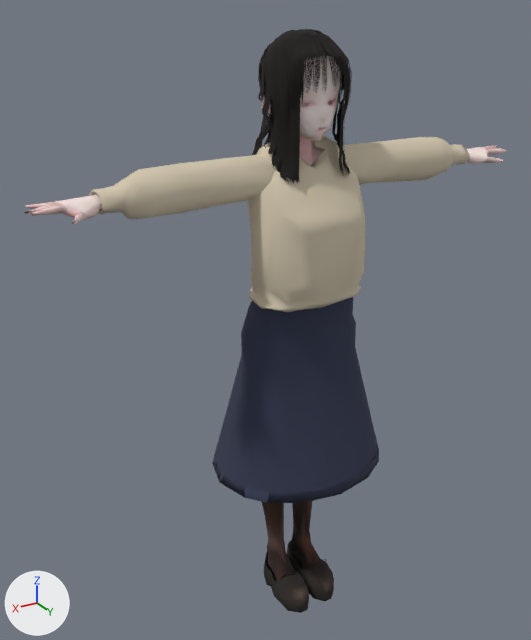
The glTF model assets/models/char/second_ai/lod/bl_npc_nf20.lod.glb as it was, and as the next commit left it.
Before and after are seen from a camera (50 mm lens) standing at (1.019, 1.526, 1.686) and looking at (0.081, -0.037, 0.905). Lighting does not change. The marker at lower left points along +X, +Y and +Z. The picture after the commit comes second. Vertices at exactly the same position are counted once.

The scene before the commit, as lines of its bpy script (objects in view):
```python
me_npc_lod = bpy.data.meshes.new('NPC_LOD')
me_npc_lod.from_pydata(...)  # 4158 vertices, 5988 faces; spans x -0.69..0.69, y -0.21..0.22, z 0.0..1.63
# faces by material slot: [2220, 3768]
me_npc_lod.materials.append(mat_npc_lod_body)
me_npc_lod.materials.append(mat_npc_lod_hair)
ob_npc_lod = bpy.data.objects.new('NPC_LOD', me_npc_lod)
ob_npc_lod.location = (0.0, 0.0, 0.0)
```
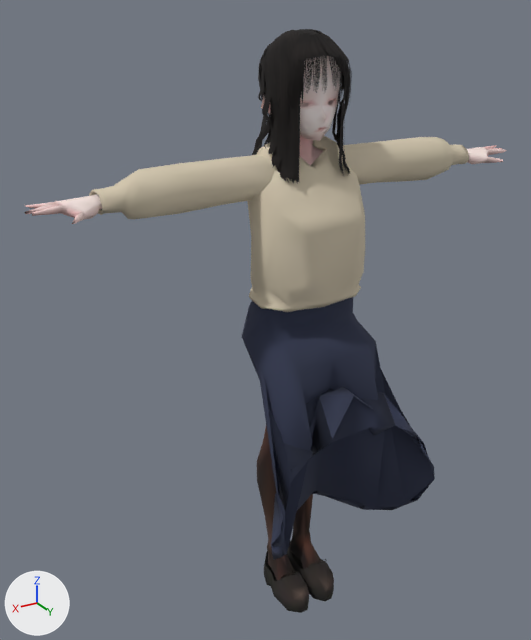
The newer file adds a shape key; the second version is drawn at full value of the shape key 'skirt_sit' of 'NPC_LOD', and the change is written as the vertex moves it makes.

What the commit changed:
me_npc_lod is used by ob_npc_lod; location (0.0, 0.0, 0.0).
me_npc_lod had 4158 vertices, 5988 faces and spanned x -0.69..0.69, y -0.21..0.22, z 0.0..1.63.
me_npc_lod now has 4158 vertices, 5988 faces and spans x -0.69..0.69, y -0.12..0.32, z 0.0..1.63.
me_npc_lod part 1: 80 of 4158 vertices moved; they spanned x -0.25..0.25, y -0.21..0.22, z 0.47..0.91 and now span x -0.25..0.25, y -0.09..0.32, z 0.3..0.92; mean shift (0.0, 0.16, 0.01); largest move (-0.05, -0.19, 0.5) -> (-0.05, 0.27, 0.69).

Changed parts and their boxes (x1, y1, x2, y2) in the pictures (531 x 640 px; the box of a moved part takes in the faces that stretch with it):
part 1 of me_npc_lod, moved or reshaped: before (212, 297, 379, 503); after (241, 297, 435, 560)
